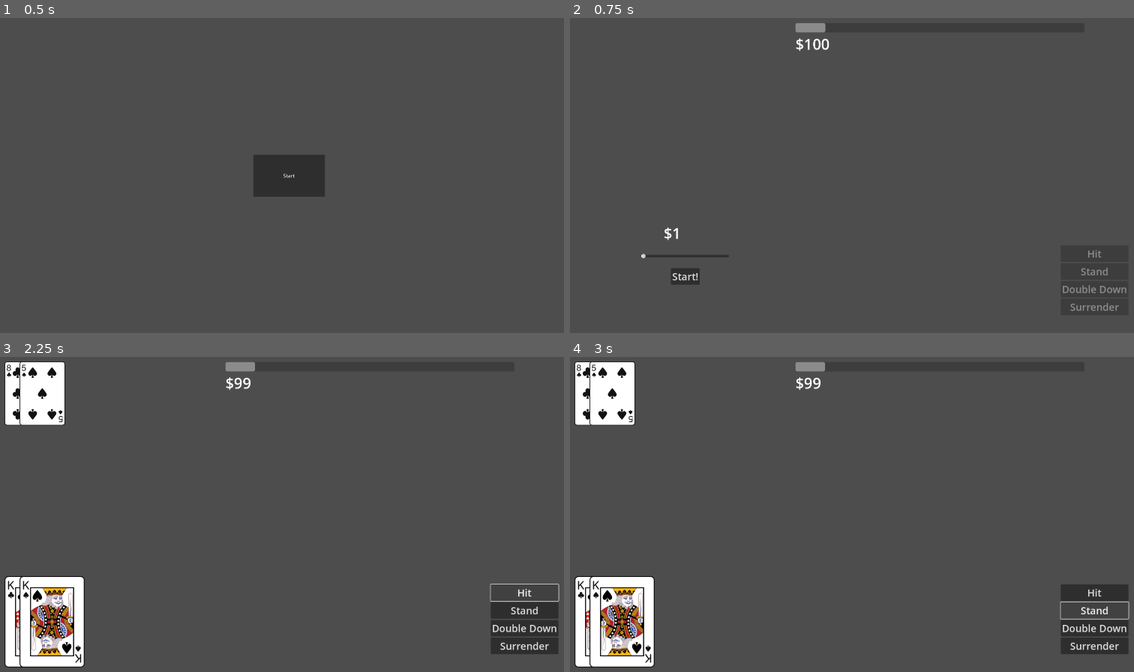
Above: before the commit, frames 1-4 (two rows, left to right).
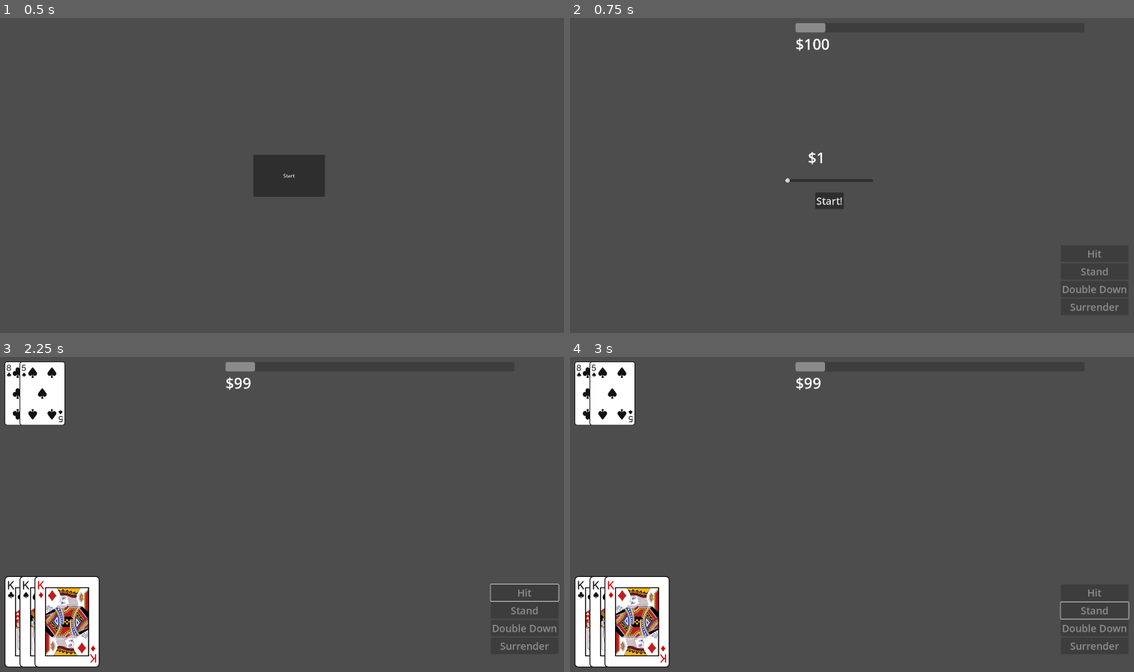
Above: after the commit, the same moments.

Repository: Tofutush/blackjack-with-sky
Game: Godot game, scene res://scenes/Start/Start.tscn
The game is run twice, just before and just after one commit, with the same random seed, the same clock (stepped at 60 frames per second) and the same inputs.
Inputs (mouse positions are in pixels of both pictures, inside the frame that each line leads up to):
- Up to frame 1 (0.5 s): no input
- Up to frame 2 (0.75 s): click "Start" at 0.5 s
- Up to frame 3 (2.25 s): click "Start!" at 1.25 s; click "Hit" at 2 s
- Up to frame 4 (3 s): click (1094, 609) at 2.75 s, where only the run before the commit has a clickable "Stand"

Frame 1 is identical in both runs. In frame 2, 0.8% of the frame differs, in the area x 12-54%, y 42-85%; in frame 3, 2.7%; in frame 4, 2.7%, in the area x 6-99%, y 69-99%.

Commit message:
player options stuffs

Diff:
--- a/scenes/Main/Main.tscn
+++ b/scenes/Main/Main.tscn
@@ -19,10 +19,10 @@
 
 [node name="Bet" parent="." instance=ExtResource("3_brr1f")]
 layout_mode = 0
-offset_left = 162.0
-offset_top = 603.0
-offset_right = 656.0
-offset_bottom = 896.0
+offset_left = 624.0
+offset_top = 360.0
+offset_right = 1118.0
+offset_bottom = 653.0
 
 [node name="MoneyMeter" parent="." instance=ExtResource("6_d463r")]
 layout_mode = 0
--- a/scenes/Main/main.gd
+++ b/scenes/Main/main.gd
@@ -5,14 +5,17 @@
 var playerHand: Deck
 var playerHand2: Deck
 
+var bet: int
+
 func _ready() -> void:
 	$Bet.startBetting()
 	$PlayerButtons.disableButtons()
 
 func _on_bet_bet_submitted(amount: int) -> void:
-	play(amount)
+	bet = amount
+	play()
 
-func play(bet: int) -> void:
+func play() -> void:
 	# subtract bet
 	GameManager.changeMoney(-bet)
 
@@ -41,16 +44,35 @@
 	# player draw
 	$PlayerButtons.enableButtons()
 
-	# dealer draw loop
-
+# 4 player options. these signals are middleman signals from $PlayerButtons
 func _on_player_hit() -> void:
-	pass # Replace with function body.
+	playerHand.addCard(mainDeck.drawRandom())
+	if playerHand.isBusted():
+		print('you bust! you lose!')
+		$PlayerButtons.disableButtons()
 
 func _on_player_double_down() -> void:
-	pass # Replace with function body.
+	if GameManager.money < bet:
+		# the button should be disabled if you cant double down
+		push_error('not enough money to double down')
+	# double down: bet double, hit once more, and stand
+	GameManager.changeMoney(-bet)
+	playerHand.addCard(mainDeck.drawRandom())
+	$PlayerButtons.disableButtons()
+	# see if you can extract this into its own function so you can reuse it
+	if playerHand.isBusted():
+		print('you bust! you lose!')
+		# round ends
 
 func _on_player_stand() -> void:
-	pass # Replace with function body.
+	$PlayerButtons.disableButtons()
+	# dealer draw
 
 func _on_player_surrender() -> void:
-	pass # Replace with function body.
+	# 2.0 to get rid of that warning while avoiding that stupid line of code
+	GameManager.changeMoney(int(floor(bet / 2.0)))
+	$PlayerButtons.disableButtons()
+	# round ends
+
+func dealerDrawLoop():
+	pass
